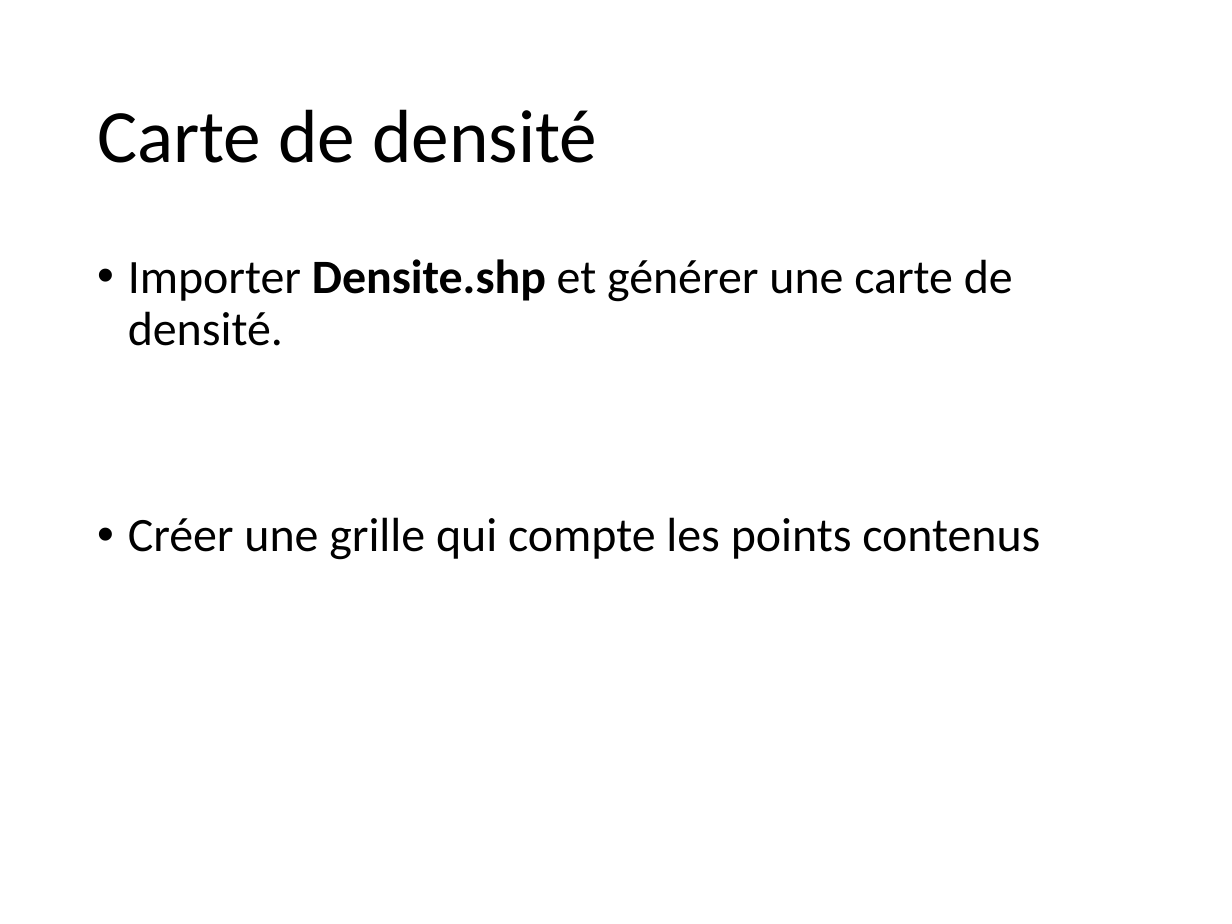
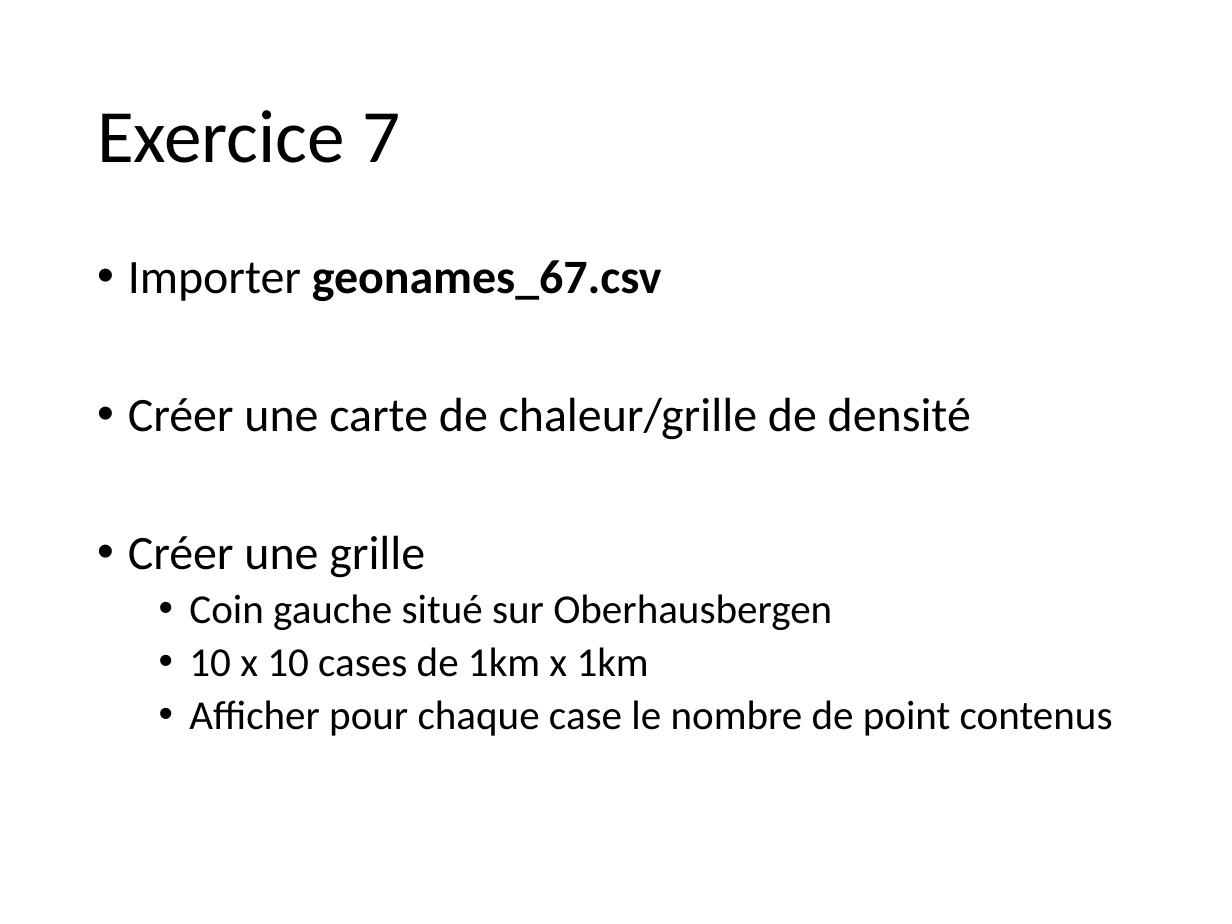
Before and after one commit to 20100dbg/OutilsGeo, a slide deck: slide 18 of cours/GM - Travaux pratiques.pptx (slide 21 before the commit). Drawn at 1232x924 pixels with LibreOffice and Linux fonts; fonts in the diff are those of the drawing; background and template pictures are left out. Boxes give left, top, right and bottom in pixels: in the first picture for what was removed or moved away, otherwise in the second. Text is boxed around its words. In the diff, an @@ line names an element or a change of style, - is before the commit and + after.

```diff
--- a/cours/GM - Travaux pratiques.pptx
+++ b/cours/GM - Travaux pratiques.pptx
@@ title at (x1=97, y1=110, x2=400, y2=163): text changed @@
-Carte de densité
+Exercice 7
@@ text at (x1=128, y1=260, x2=1113, y2=736): text changed; size 28 to 24 pt @@
-• Importer Densite.shp et générer une carte de densité.
-• Créer une grille qui compte les points contenus
+• Importer geonames_67.csv
+• Créer une carte de chaleur/grille de densité
+• Créer une grille
+  • Coin gauche situé sur Oberhausbergen
+  • 10 x 10 cases de 1km x 1km
+  • Afficher pour chaque case le nombre de point contenus
```
Also in this commit, not shown: 15 other slides changed, 3 slides added, 6 slides removed, 4 other files.
